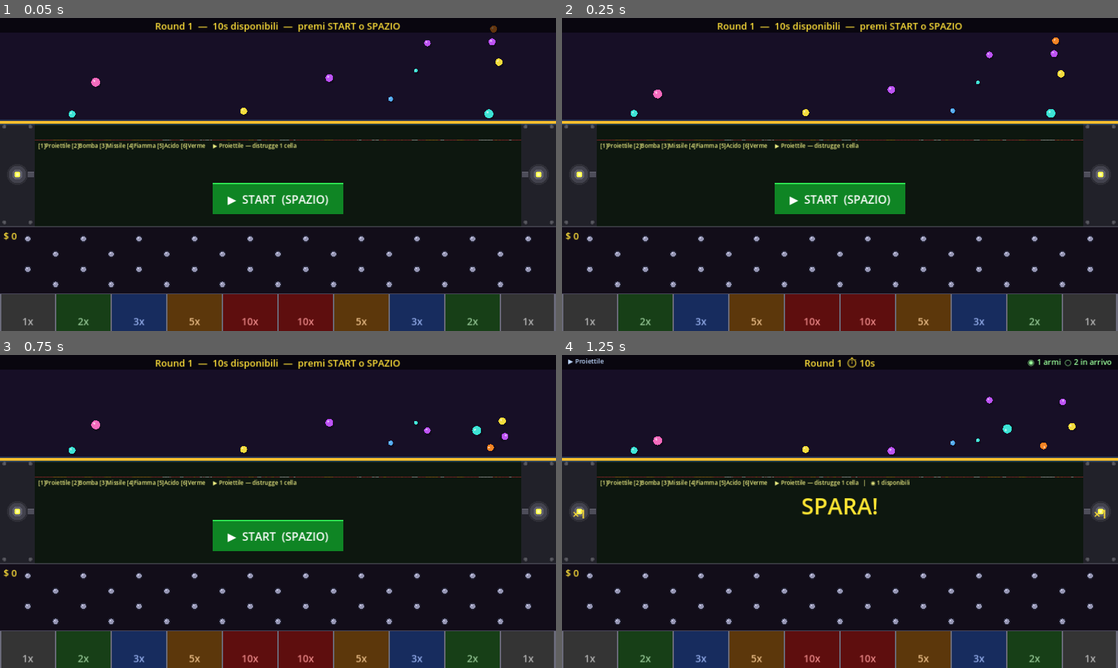
Above: before the commit, frames 1-4 (two rows, left to right).
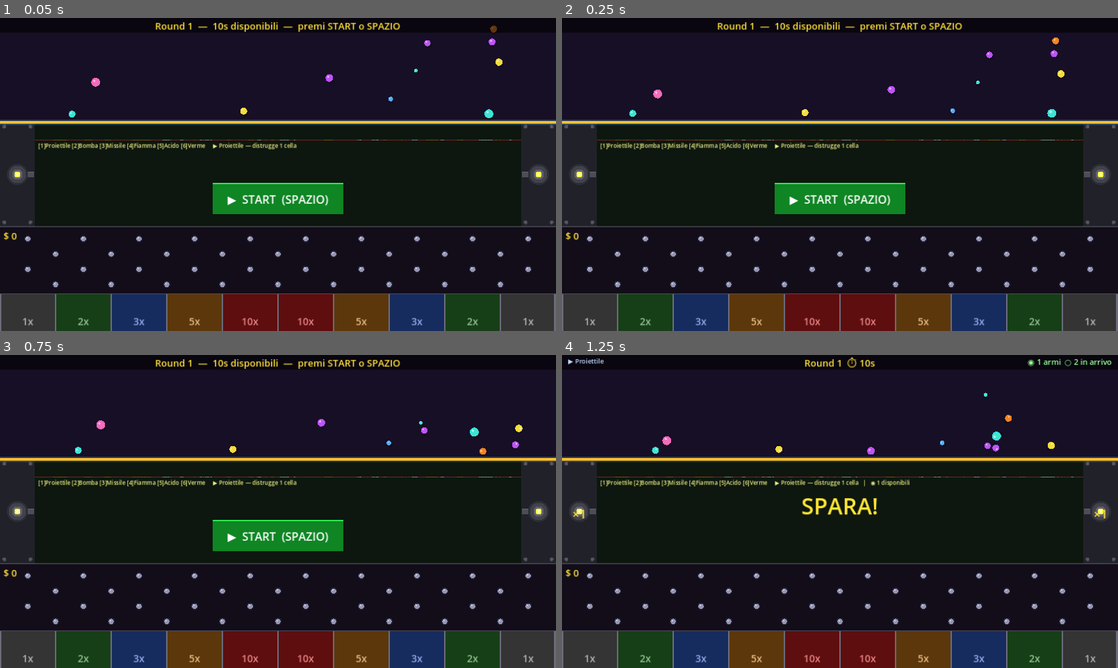
Above: after the commit, the same moments.

Repository: tanapox/TravelCalculator
Game: Godot game, scene res://scenes/Main.tscn
Two runs of this game, one before a commit and one after it. Both use one fixed random seed, a clock stepped at 60 frames per second and the inputs below.
Inputs (mouse positions are in pixels of both pictures, inside the frame that each line leads up to):
- Up to frame 1 (0.05 s): no input
- Up to frame 2 (0.25 s): no input
- Up to frame 3 (0.75 s): tap Enter at 0.5 s; move the mouse to (400, 495) at 0.52 s; tap 1 at 0.6 s; click (400, 495) at 0.67 s
- Up to frame 4 (1.25 s): tap Space at 0.77 s

Frame 1 is identical in both runs. In frame 2, less than 0.1% of the frame differs, in the area x 12-89%, y 29-32%; in frame 3, 0.4%; in frame 4, 0.5%, in the area x 12-93%, y 12-32%.

Commit message:
Fix random bounce: enable contact_monitor on Ball
Without contact_monitor=true and max_contacts_reported>0,
state.get_contact_count() always returns 0 so the random
kick in _integrate_forces never fired.

Co-Authored-By: Claude Sonnet 4.6 <noreply@anthropic.com>
Claude-Session: https://claude.ai/code/session_01QzGJouKABdY15psrR5EvZo

Diff:
--- a/scripts/Ball.gd
+++ b/scripts/Ball.gd
@@ -17,8 +17,10 @@
 	ball_color  = c
 	money_value = m_val
 
-	can_sleep    = false
-	linear_damp  = 0.25   # lieve attrito dell'aria
+	can_sleep             = false
+	contact_monitor       = true
+	max_contacts_reported = 4
+	linear_damp           = 0.25
 
 	var mat := PhysicsMaterial.new()
 	mat.bounce   = BOUNCE_START
